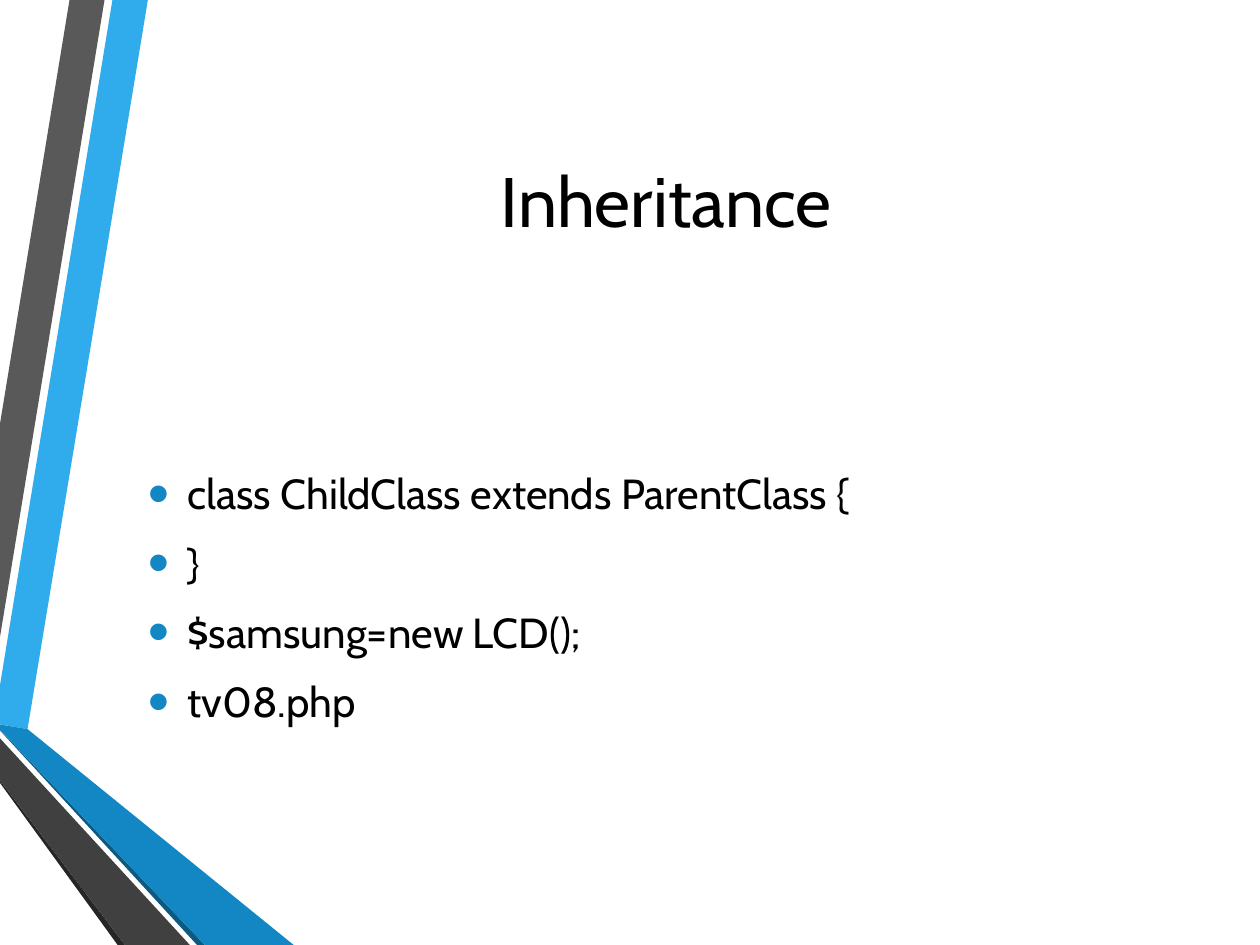
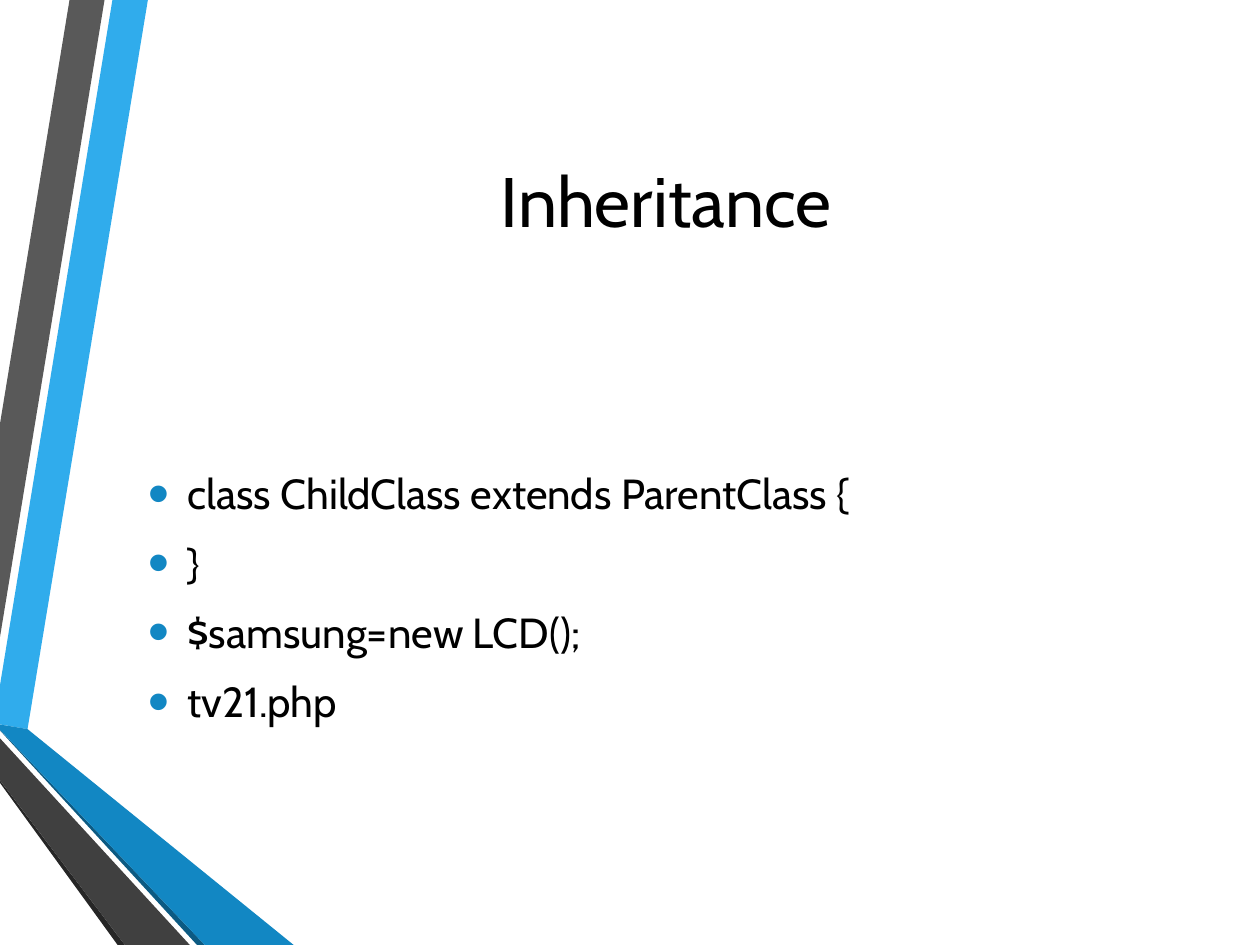
Before and after one commit to hatted/fevaworks-php, a slide deck: slide 17 of php-fw7/lesson7a-tv.pptx (slide 14 before the commit). Drawn at 1260x945 pixels with LibreOffice and Linux fonts; fonts in the diff are those of the drawing; background and template pictures are left out. Boxes give left, top, right and bottom in pixels: in the first picture for what was removed or moved away, otherwise in the second. Text is boxed around its words. In the diff, an @@ line names an element or a change of style, - is before the commit and + after.

```diff
--- a/php-fw7/lesson7a-tv.pptx
+++ b/php-fw7/lesson7a-tv.pptx
@@ text at bbox=[187, 685, 337, 727]: text changed @@
-• tv08.php
+• tv21.php
```
Also in this commit, not shown: 13 other slides changed, 5 slides added, 2 slides removed, 44 other files.
